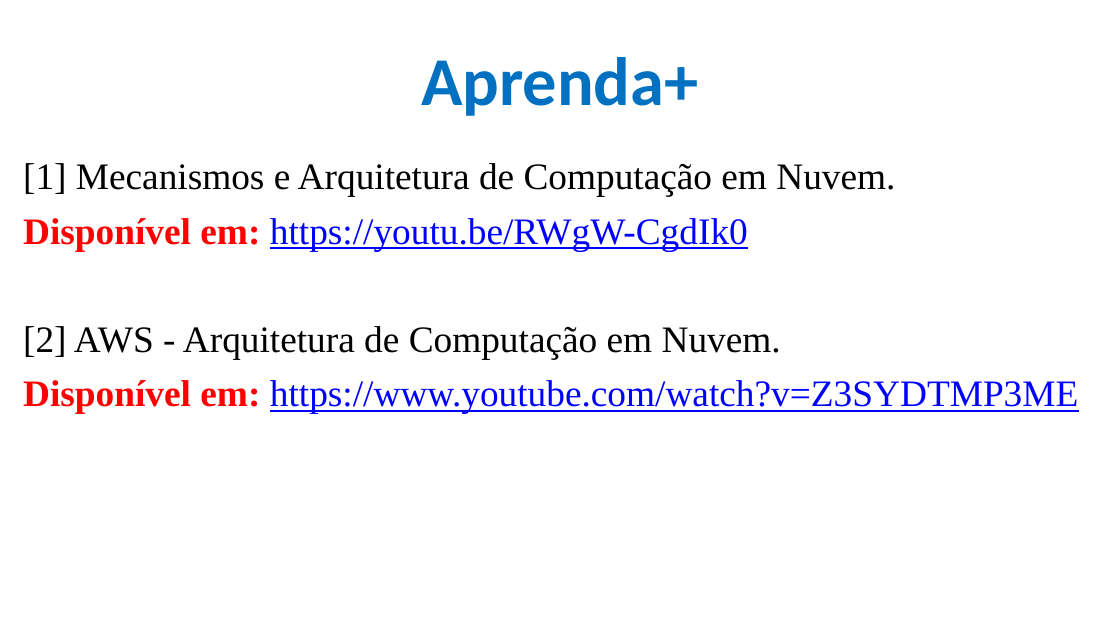
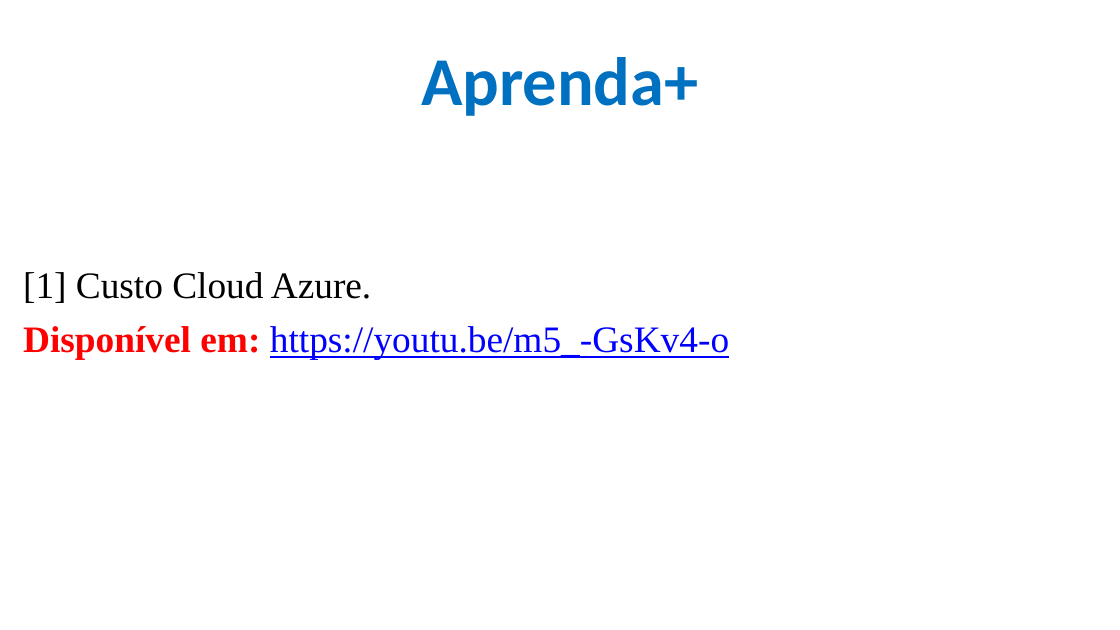
Before and after one commit to CloudEducationBrazil/WydenComputacaoNuvemWebServicesLinux, a slide deck: slide 21 of 01 Classes/Aula 05 - Computação em Nuvem e Web Services em Linux Bilhetagem.pptx (slide 7 before the commit). Drawn at 1120x630 pixels with LibreOffice and Linux fonts; fonts in the diff are those of the drawing; background and template pictures are left out. Boxes give left, top, right and bottom in pixels: in the first picture for what was removed or moved away, otherwise in the second. Text is boxed around its words. In the diff, an @@ line names an element or a change of style, - is before the commit and + after.

Commit message:
ppt cloud computing SLA 30032023

```diff
--- a/01 Classes/Aula 05 - Computação em Nuvem e Web Services em Linux Bilhetagem.pptx
+++ b/01 Classes/Aula 05 - Computação em Nuvem e Web Services em Linux Bilhetagem.pptx
@@ text at (23, 272, 729, 359): text changed; text colour #000000 to #0000FF @@
-[1] Mecanismos e Arquitetura de Computação em Nuvem.
-Disponível em: https://youtu.be/RWgW-CgdIk0
-[2] AWS - Arquitetura de Computação em Nuvem.
-Disponível em: https://www.youtube.com/watch?v=Z3SYDTMP3ME
+[1] Custo Cloud Azure.
+Disponível em: https://youtu.be/m5_-GsKv4-o
```
Also in this commit, not shown: 6 other slides changed, 14 slides added, 3 other files.
